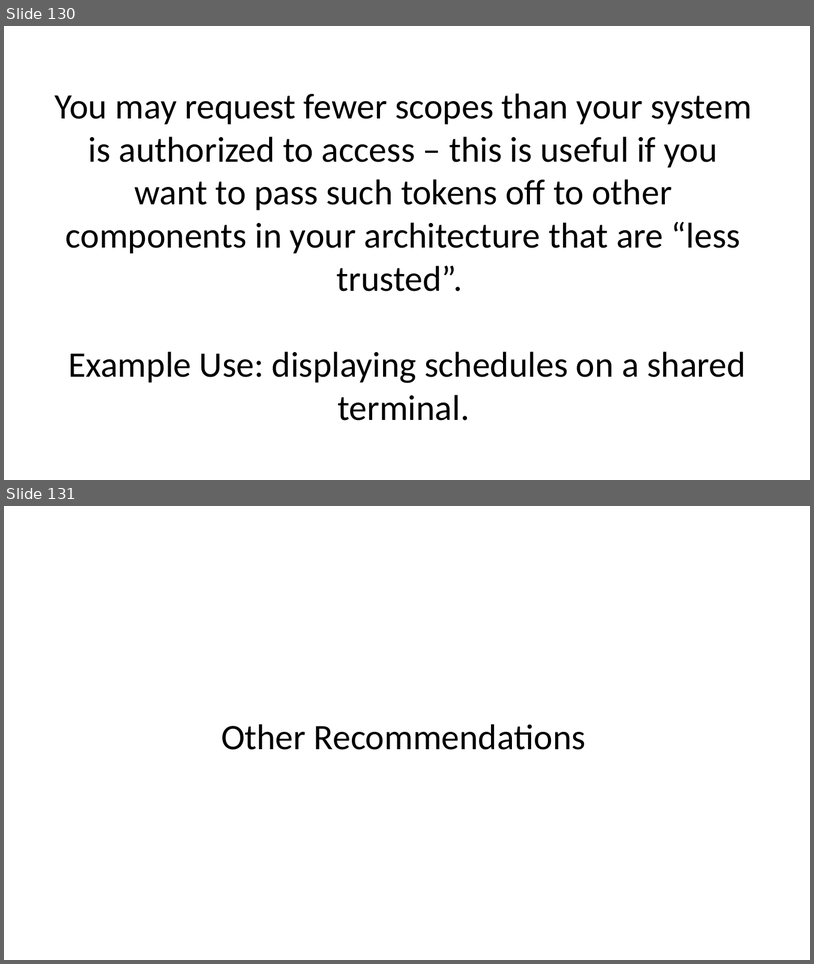
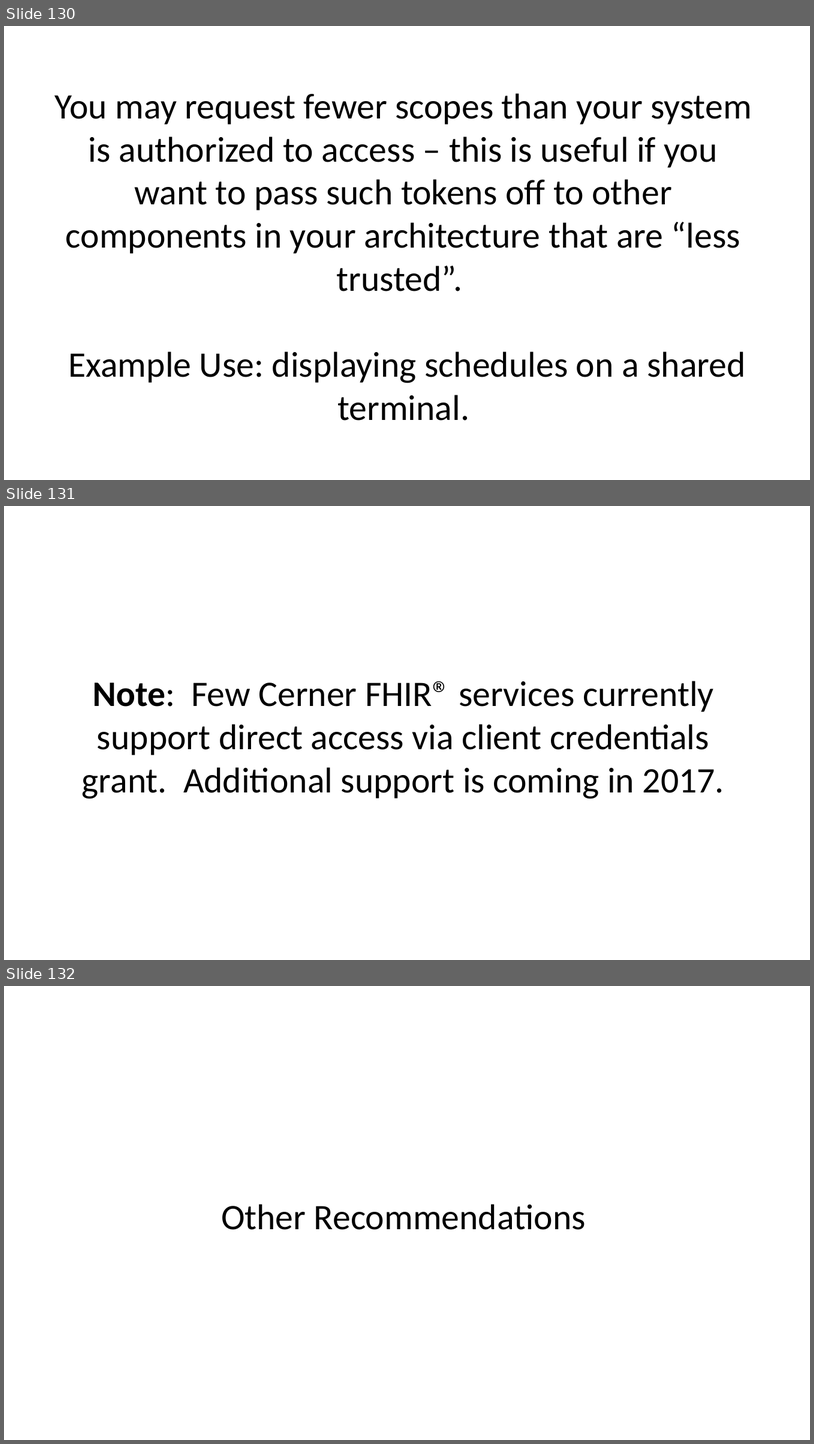
Before and after one commit to BH018364/SMART-on-FHIR-Training, a slide deck: smart-authorization-presentation.pptx. Shown one above the other, each under a label of ours: slides 130 and 131 before the commit, slides 130, 131 and 132 after it. The pictures are 814x964 and 814x1444 pixels, drawn with LibreOffice and Linux fonts; fonts in the diff are those of the drawing. Boxes give left, top, right and bottom in pixels: in the first picture for what was removed or moved away, otherwise in the second. Text is boxed around its words. In the diff, an @@ line names an element or a change of style, - is before the commit and + after.

```diff
--- a/smart-authorization-presentation.pptx
+++ b/smart-authorization-presentation.pptx
@@ slide 131 added at box(4, 506, 810, 960), background #FFFFFF @@
@@ text added at box(82, 681, 725, 799), 32 pt, text #000000 @@
+Note: Few Cerner FHIR® services currently support direct access via client credentials grant. Additional support is coming in 2017.
@@ what was slide 131 is now slide 132 @@
```
Also in this commit, not shown: 1 slide changed, 1 slide removed, 3 other files.
